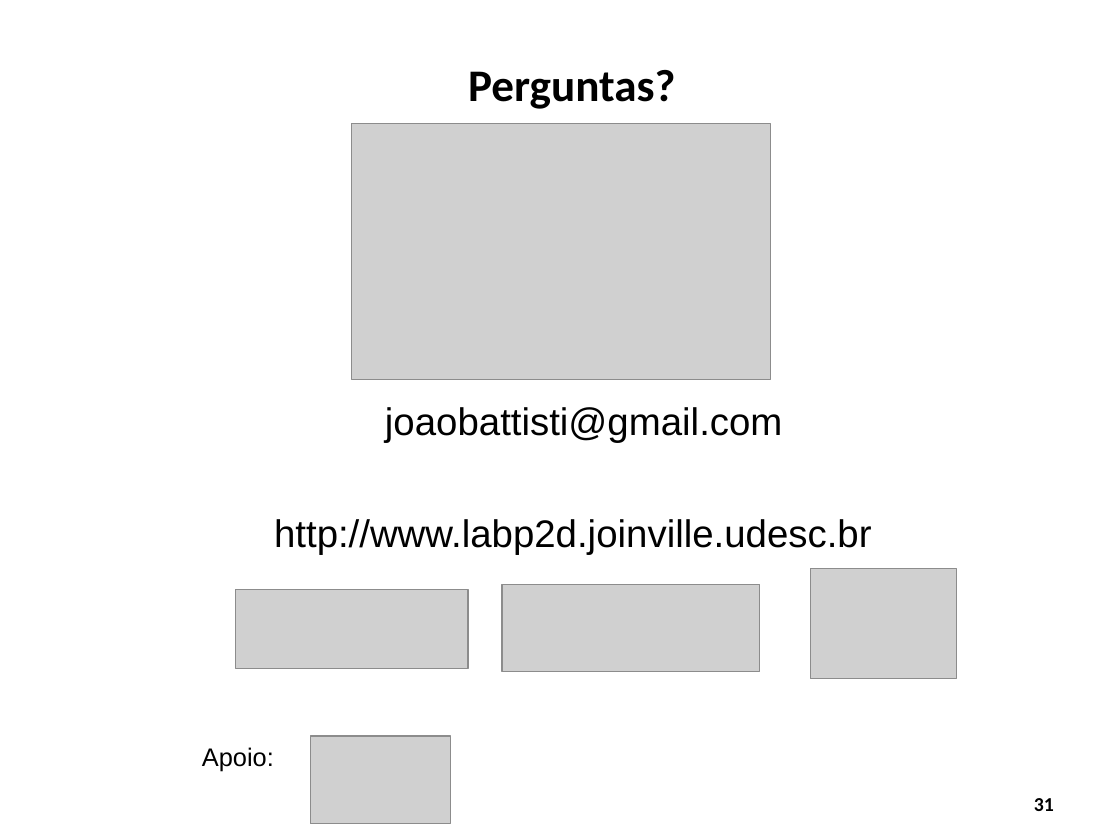
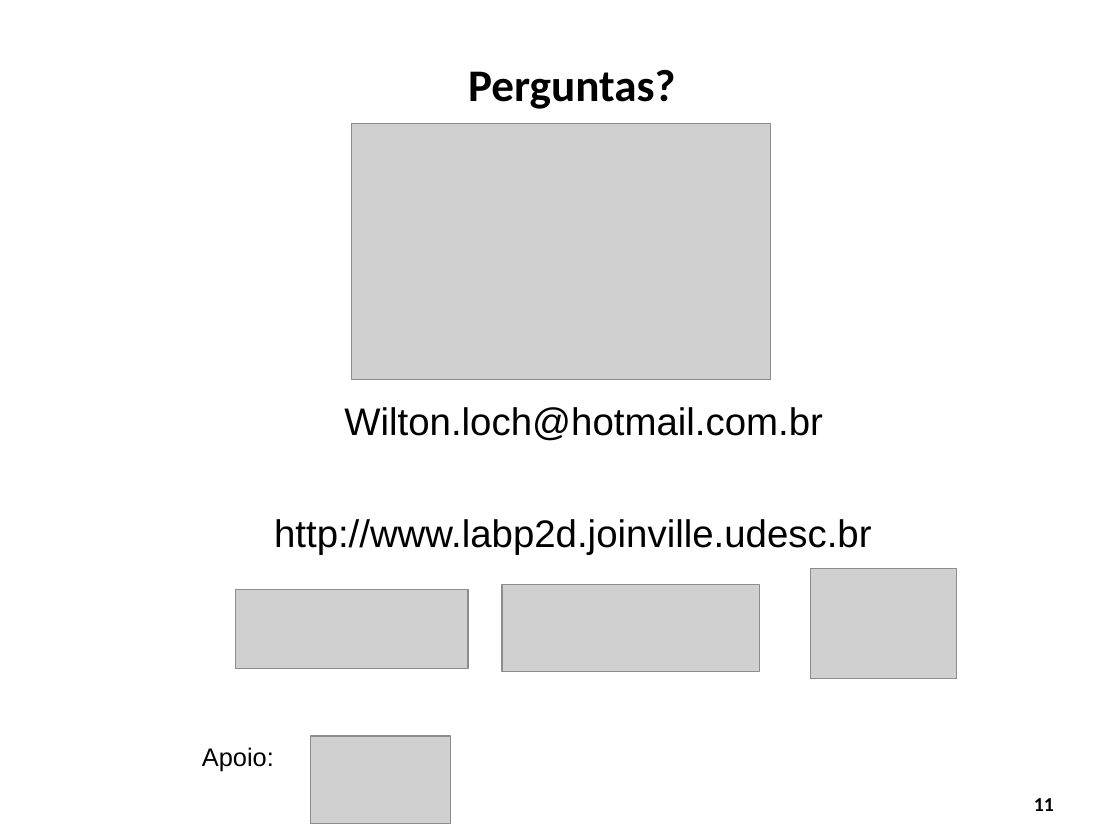
Before and after one commit to WiltonLoch/TCC, a slide deck: slide 11 of apresentacao_TCC_wilton.odp (slide 31 before the commit). Drawn at 1120x840 pixels with LibreOffice and Linux fonts; fonts in the diff are those of the drawing; grey boxes stand for pictures; background and template pictures are left out. Boxes give left, top, right and bottom in pixels: in the first picture for what was removed or moved away, otherwise in the second. Text is boxed around its words. In the diff, an @@ line names an element or a change of style, - is before the commit and + after.

```diff
--- a/apresentacao_TCC_wilton.odp
+++ b/apresentacao_TCC_wilton.odp
@@ text at (344, 407, 823, 441): text changed @@
-joaobattisti@gmail.com
+Wilton.loch@hotmail.com.br
@@ page number at (1034, 798, 1054, 811): text changed @@
-31
+11
```
Also in this commit, not shown: 6 other slides changed, 2 slides added, 22 slides removed, 1 other file.
